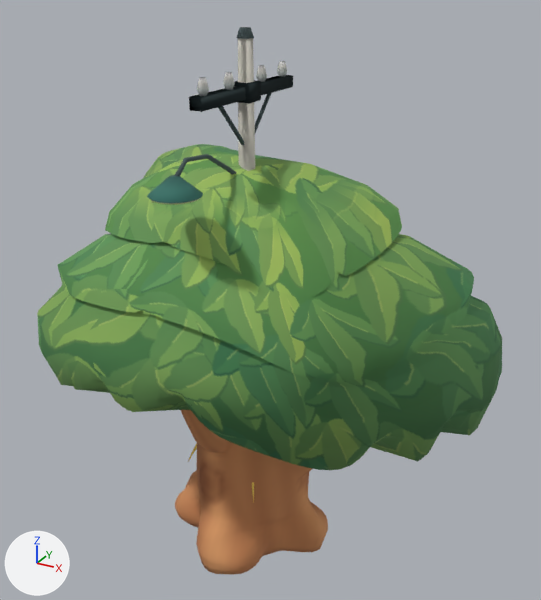
The glTF model art/countryside/countryside-kit.glb as it was, and as the next commit left it.
Rendered twice from a 50 mm lens placed at (4.19, -7.08, 6.86), pointed at (0.24, 0.1, 3.27). The lights are fixed; the arrows at lower left show +X, +Y and +Z. The first picture is the older version. Vertices at exactly the same position are counted once.

The older version as bpy lines, for what is in view:
```python
ob_tree_bank = bpy.data.objects.new('Tree_Bank', me_tree_bank)
ob_tree_bank.location = (0.0, 0.0, 0.0)
ob_tree_round = bpy.data.objects.new('Tree_Round', me_tree_round)
ob_tree_round.location = (0.0, 0.0, 0.0)
ob_utilitypole_lamp = bpy.data.objects.new('UtilityPole_Lamp', me_utilitypole_lamp)
ob_utilitypole_lamp.location = (0.0, 0.0, 0.0)
```
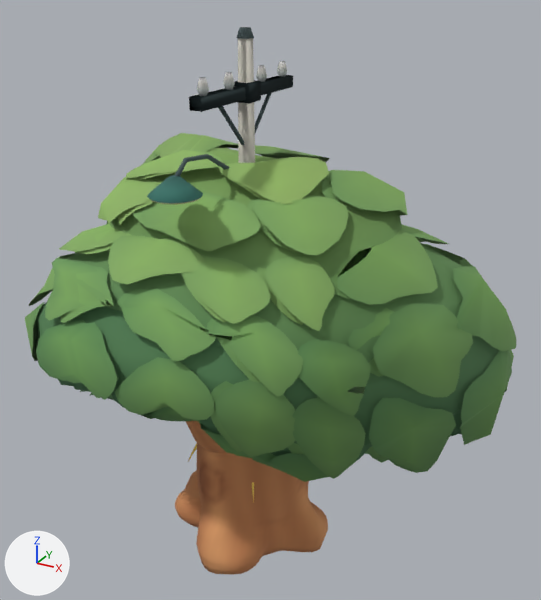
What differs and where, as boxes (x1, y1, x2, y2) in the pictures (541 x 600 px):
'Tree_Bank', surface changed, reshaped: before (37, 144, 502, 575); after (25, 133, 516, 575)
'Tree_Round', surface changed, reshaped (15% wider, 7% taller): before (68, 145, 385, 457); after (60, 135, 425, 469)
part 1 of me_tree_bank, added (green): after (25, 133, 516, 482)
part 2 of me_tree_bank, recoloured: before (37, 144, 502, 470); after (38, 147, 500, 461)
part 3 of me_tree_round, added: after (60, 135, 425, 469)
part 4 of me_tree_round, recoloured: before (68, 145, 385, 457); after (73, 146, 259, 434)

The change, as a list of edits to the scene's bpy script:
```text
Change mat_tree_bank_mat:
    remove n2 = _N.new('ShaderNodeMix'); n2.name = 'Mix'
    remove n2.data_type = 'RGBA'
    remove n2.blend_type = 'MULTIPLY'
    remove n2.inputs[0].default_value = 1.0  # 'Factor'
    remove n4 = _N.new('ShaderNodeTexImage'); n4.name = 'Image Texture'
    remove n4.image = img_broadleaf
    where n0 = _N.new('ShaderNodeBsdfPrincipled'); n0.name = 'Principled BSDF'
    where n3 = _N.new('ShaderNodeVertexColor'); n3.name = 'Color Attribute'
    remove _L.new(n2.outputs[2], n0.inputs[0])  # 'Result' to 'Base Color'
    remove _L.new(n3.outputs[0], n2.inputs[7])  # 'Color' to 'B'
    remove _L.new(n4.outputs[0], n2.inputs[6])  # 'Color' to 'A'
    add _L.new(n3.outputs[0], n0.inputs[0])  # 'Color' to 'Base Color'
Change mat_tree_round_mat:
    remove n2 = _N.new('ShaderNodeMix'); n2.name = 'Mix'
    remove n2.data_type = 'RGBA'
    remove n2.blend_type = 'MULTIPLY'
    remove n2.inputs[0].default_value = 1.0  # 'Factor'
    remove n4 = _N.new('ShaderNodeTexImage'); n4.name = 'Image Texture'
    remove n4.image = img_broadleaf
    where n0 = _N.new('ShaderNodeBsdfPrincipled'); n0.name = 'Principled BSDF'
    where n3 = _N.new('ShaderNodeVertexColor'); n3.name = 'Color Attribute'
    remove _L.new(n2.outputs[2], n0.inputs[0])  # 'Result' to 'Base Color'
    remove _L.new(n3.outputs[0], n2.inputs[7])  # 'Color' to 'B'
    remove _L.new(n4.outputs[0], n2.inputs[6])  # 'Color' to 'A'
    add _L.new(n3.outputs[0], n0.inputs[0])  # 'Color' to 'Base Color'
Change me_tree_bank:
    used by ob_tree_bank; location = (0.0, 0.0, 0.0)
    remove me_tree_bank.from_pydata(...)  # 4415 vertices, 8822 faces; spans x -2.43..2.95, y -1.96..2.02, z -0.1..4.96
    add me_tree_bank.from_pydata(...)  # 6439 vertices, 12518 faces; spans x -2.55..3.06, y -2.09..2.14, z -0.1..5.06
    me_tree_bank part 1: 2024 vertices added at x -2.55..3.06, y -2.09..2.14, z 1.83..5.06
    me_tree_bank part 2: 3356 kept faces spanning x -2.43..2.95, y -1.96..2.02, z 1.97..4.96 get new vertex colours; the middle colour goes from pale yellow #f3eed1 to green #618c56
Change me_tree_round:
    used by ob_tree_round; location = (0.0, 0.0, 0.0)
    remove me_tree_round.from_pydata(...)  # 4415 vertices, 8822 faces; spans x -2.06..2.5, y -1.96..2.02, z -0.1..4.96
    add me_tree_round.from_pydata(...)  # 6439 vertices, 12518 faces; spans x -2.18..2.62, y -2.09..2.14, z -0.1..5.06
    me_tree_round part 3: 2024 vertices added at x -2.18..2.62, y -2.09..2.14, z 1.83..5.06
    me_tree_round part 4: 3356 kept faces spanning x -2.06..2.5, y -1.96..2.02, z 1.97..4.96 get new vertex colours; the middle colour goes from pale yellow #f3eed1 to green #618c56
```
